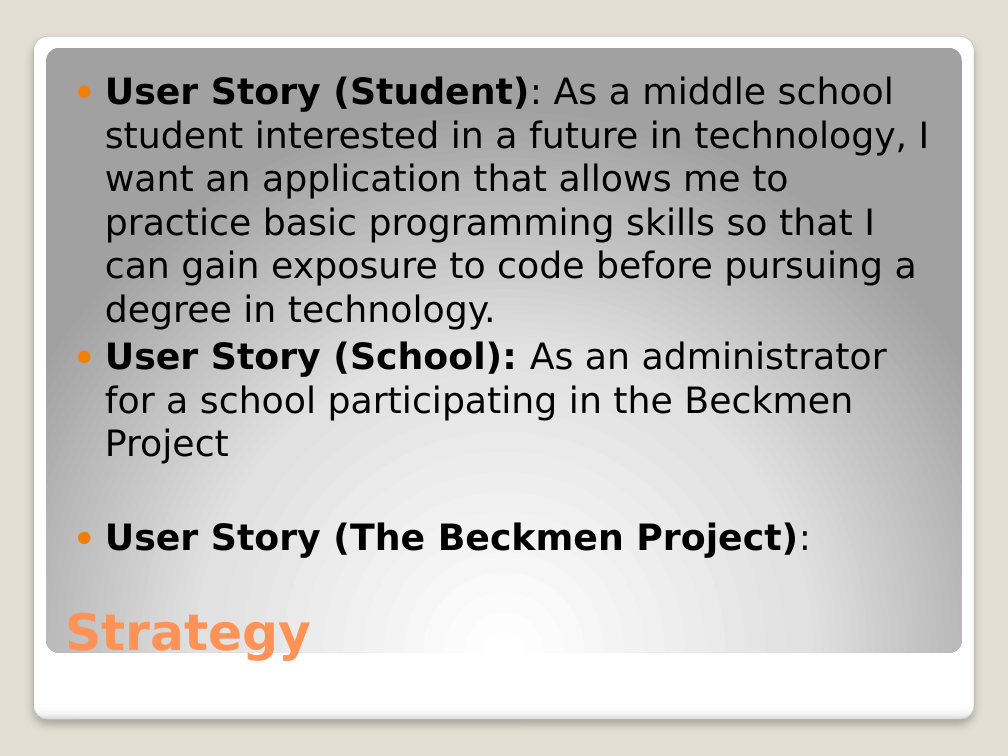
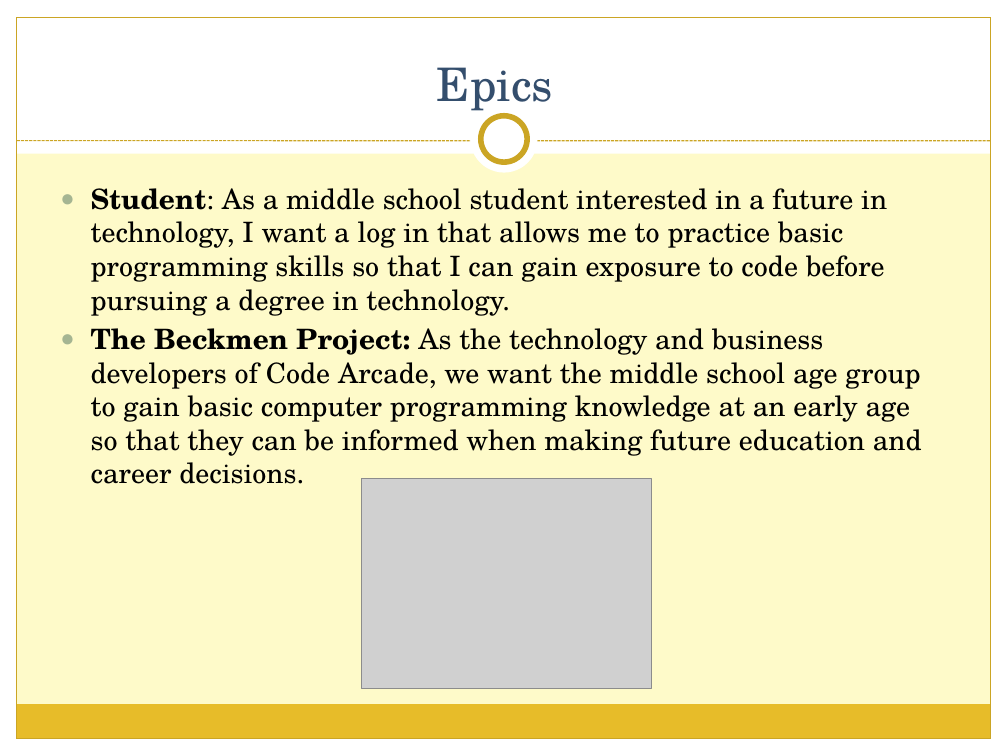
Before and after one commit to bsimondet/BeckmanProject, a slide deck: slide 7 of Documentation/The Beckmen Project.pptx (slide 6 before the commit). Drawn at 1008x756 pixels with LibreOffice and Linux fonts; fonts in the diff are those of the drawing; grey boxes stand for pictures. Boxes give left, top, right and bottom in pixels: in the first picture for what was removed or moved away, otherwise in the second. Text is boxed around its words. In the diff, an @@ line names an element or a change of style, - is before the commit and + after.

```diff
--- a/Documentation/The Beckmen Project.pptx
+++ b/Documentation/The Beckmen Project.pptx
@@ background #E3DED1 to #FEFAC9 @@
@@ rectangle added at [0,0,1008,153], fill #FFFFFF @@
@@ rectangle added at [0,0,17,756], fill #FFFFFF @@
@@ rectangle added at [17,17,991,739], outline #CCA624 0.75 pt @@
@@ rectangle added at [991,0,1008,756], fill #FFFFFF @@
@@ rounded rectangle removed at [33,36,974,720] @@
@@ rounded rectangle removed at [46,47,962,652] @@
@@ title added at [437,67,553,115], 33 pt, text #344E6D @@
+Epics
@@ ellipse added at [471,106,538,173], fill #FFFFFF @@
@@ ellipse added at [481,116,527,162], fill #FFFFFF, outline #CCA624 4 pt @@
@@ line added from (17, 141) to (991, 141), #CCA624 0.75 pt dashed @@
@@ text at [91,188,922,484]: text changed; size 25.9 to 20 pt; font DejaVu Sans to TeX Gyre Schola @@
-● User Story (Student): As a middle school student interested in a future in technology, I want an application that allows me to practice basic programming skills so that I can gain exposure to code before pursuing a degree in technology.
-● User Story (School): As an administrator for a school participating in the Beckmen Project
-● User Story (The Beckmen Project):
+● Student: As a middle school student interested in a future in technology, I want a log in that allows me to practice basic programming skills so that I can gain exposure to code before pursuing a degree in technology.
+● The Beckmen Project: As the technology and business developers of Code Arcade, we want the middle school age group to gain basic computer programming knowledge at an early age so that they can be informed when making future education and career decisions.
@@ picture added at [361,479,651,688] @@
@@ title removed at [65,608,311,661] @@
-Strategy
@@ rectangle added at [16,705,990,739], fill #E7BC29 @@
@@ rectangle added at [0,739,1008,756], fill #FFFFFF @@
```
Also in this commit, not shown: 6 other slides changed, 9 slides added, 3 slides removed.
